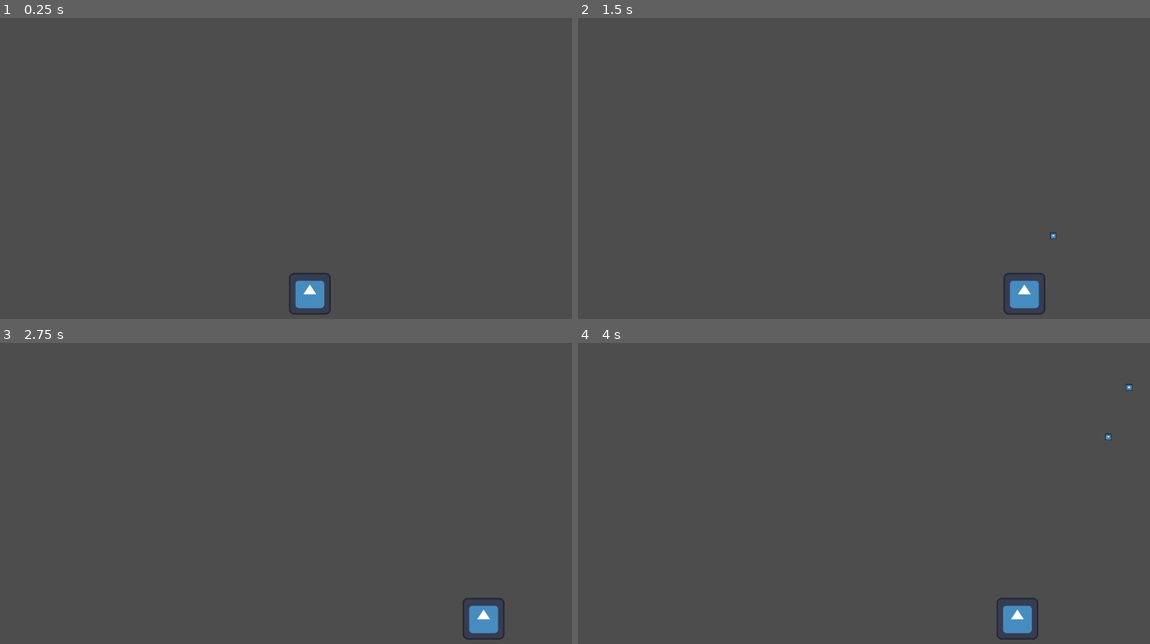
Above: before the commit, frames 1-4 (two rows, left to right).
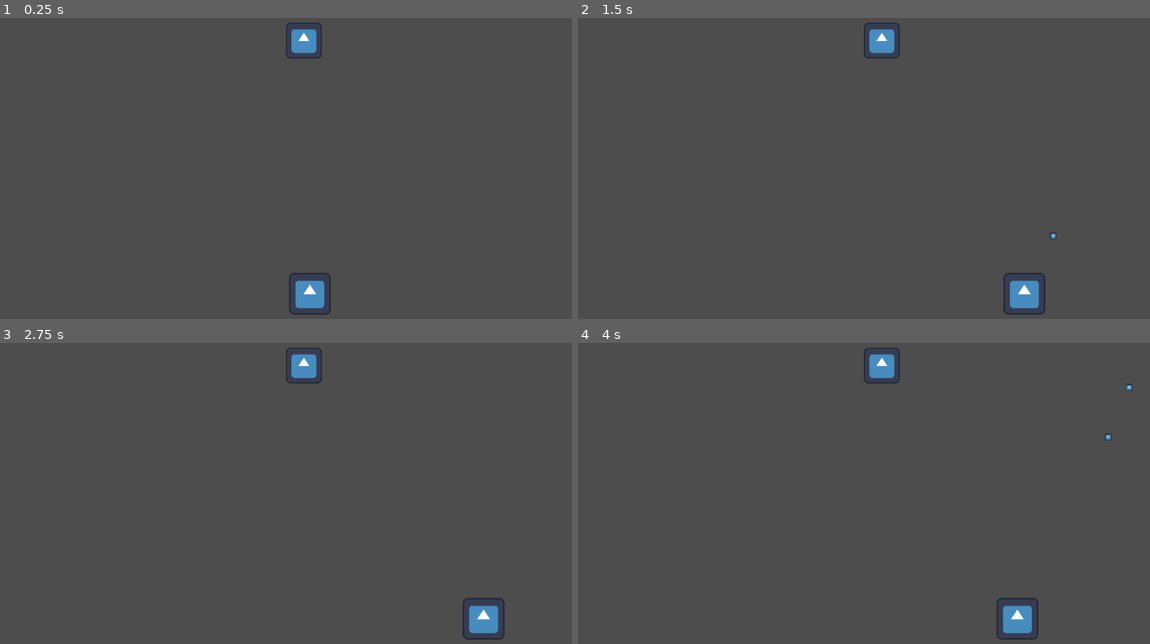
Above: after the commit, the same moments.

Repository: ArtemTopolskyi/space-invaders
Game: Godot game, scene res://scenes/level/level.tscn
Same seed, same stepped clock (60 frames per second), same inputs: the game is played once before the commit and once after it. The engine's default icon, where the game draws it, is replaced by a stand-in: a white triangle on a blue panel in a dark square.
Inputs:
- Up to frame 1 (0.25 s): no input
- Up to frame 2 (1.5 s): tap Enter at 0.5 s; hold D (right) 0.53-1.28 s; tap Space (space) at 0.6, 1.35 s; hold A (left) from 1.28 s (still down)
- Up to frame 3 (2.75 s): release A (left) at 2.03 s; hold D (right) from 2.03 s (still down); tap Space (space) at 2.1 s
- Up to frame 4 (4 s): tap Space (space) at 2.85, 3.5, 3.6 s; release D (right) at 3.53 s; hold A (left) from 3.53 s (still down)

The runs differ from the first frame. In frame 1, 0.4% of the frame differs, in the area x 50-57%, y 1-14%; in frame 2, 0.4%; in frame 3, 0.4%; in frame 4, 0.4%.

Commit message:
added hitbox/hurtbox components

Diff:
--- a/project.godot
+++ b/project.godot
@@ -35,6 +35,13 @@
 ]
 }
 
+[layer_names]
+
+2d_physics/layer_1="player_hurtbox"
+2d_physics/layer_2="enemy_hurtbox"
+2d_physics/layer_3="player_rocket"
+2d_physics/layer_4="enemy_bullet"
+
 [rendering]
 
 renderer/rendering_method="gl_compatibility"
--- /dev/null
+++ b/scenes/components/hitbox/hitbox.gd
@@ -0,0 +1,18 @@
+class_name Hitbox extends Area2D
+
+@export var team: Constants.Team;
+
+signal hit;
+
+func _ready() -> void:
+  area_entered.connect(_on_area_entered);
+
+
+func _on_area_entered(area: Area2D) -> void:
+  if area is not Hurtbox and area is not Hitbox:
+    return;
+
+  if area.team == team:
+    return;
+
+  hit.emit();
--- /dev/null
+++ b/scenes/components/hitbox/hitbox.tscn
@@ -0,0 +1,6 @@
+[gd_scene load_steps=2 format=3 uid="uid://1ax0c2yry3so"]
+
+[ext_resource type="Script" uid="uid://c6ia6mqu7naso" path="res://scenes/components/hitbox/hitbox.gd" id="1_u6fqg"]
+
+[node name="Hitbox" type="Area2D"]
+script = ExtResource("1_u6fqg")
--- /dev/null
+++ b/scenes/components/hurtbox/hurtbox.gd
@@ -0,0 +1,18 @@
+class_name Hurtbox extends Area2D
+
+@export var team: Constants.Team;
+
+signal hit;
+
+func _ready() -> void:
+  area_entered.connect(_on_area_entered);
+
+
+func _on_area_entered(area: Area2D) -> void:
+  if area is not Hitbox:
+    return;
+
+  if area.team == team:
+    return;
+
+  hit.emit();
--- /dev/null
+++ b/scenes/components/hurtbox/hurtbox.tscn
@@ -0,0 +1,6 @@
+[gd_scene load_steps=2 format=3 uid="uid://bgkeduegl2a16"]
+
+[ext_resource type="Script" uid="uid://bkcw7q238be11" path="res://scenes/components/hurtbox/hurtbox.gd" id="1_y86ri"]
+
+[node name="Hurtbox" type="Area2D"]
+script = ExtResource("1_y86ri")
--- /dev/null
+++ b/scenes/enemy/enemy.gd
@@ -0,0 +1,8 @@
+extends Area2D
+
+func _ready() -> void:
+  $Hurtbox.hit.connect(_on_hit);
+
+
+func _on_hit() -> void:
+  queue_free();
--- /dev/null
+++ b/scenes/enemy/enemy.tscn
@@ -0,0 +1,27 @@
+[gd_scene load_steps=6 format=3 uid="uid://ci0glgfkgtwed"]
+
+[ext_resource type="Texture2D" uid="uid://c7ihjgmxcuncf" path="res://icon.svg" id="1_4a83h"]
+[ext_resource type="Script" uid="uid://mnhcgmetwjay" path="res://scenes/enemy/enemy.gd" id="1_40wdo"]
+[ext_resource type="PackedScene" uid="uid://bgkeduegl2a16" path="res://scenes/components/hurtbox/hurtbox.tscn" id="2_a3pup"]
+
+[sub_resource type="RectangleShape2D" id="RectangleShape2D_a3pup"]
+size = Vector2(72, 72)
+
+[sub_resource type="RectangleShape2D" id="RectangleShape2D_40wdo"]
+size = Vector2(72, 72)
+
+[node name="Enemy" type="Area2D"]
+script = ExtResource("1_40wdo")
+
+[node name="Sprite2D" type="Sprite2D" parent="."]
+scale = Vector2(0.5625, 0.5625)
+texture = ExtResource("1_4a83h")
+
+[node name="CollisionShape2D" type="CollisionShape2D" parent="."]
+shape = SubResource("RectangleShape2D_a3pup")
+
+[node name="Hurtbox" parent="." instance=ExtResource("2_a3pup")]
+team = 1
+
+[node name="CollisionShape2D" type="CollisionShape2D" parent="Hurtbox"]
+shape = SubResource("RectangleShape2D_40wdo")
--- a/scenes/level/level.tscn
+++ b/scenes/level/level.tscn
@@ -1,6 +1,7 @@
-[gd_scene load_steps=3 format=3 uid="uid://dfbphskehgsmr"]
+[gd_scene load_steps=4 format=3 uid="uid://dfbphskehgsmr"]
 
 [ext_resource type="PackedScene" uid="uid://rx8jmw5180gv" path="res://scenes/player/player.tscn" id="1_h3e3j"]
+[ext_resource type="PackedScene" uid="uid://ci0glgfkgtwed" path="res://scenes/enemy/enemy.tscn" id="2_nbgty"]
 
 [sub_resource type="RectangleShape2D" id="RectangleShape2D_h3e3j"]
 size = Vector2(130, 651)
@@ -25,3 +26,6 @@
 
 [node name="Player" parent="." instance=ExtResource("1_h3e3j")]
 position = Vector2(624, 571)
+
+[node name="Enemy" parent="." instance=ExtResource("2_nbgty")]
+position = Vector2(612, 60)
--- a/scenes/player/player.tscn
+++ b/scenes/player/player.tscn
@@ -1,9 +1,13 @@
-[gd_scene load_steps=4 format=3 uid="uid://rx8jmw5180gv"]
+[gd_scene load_steps=6 format=3 uid="uid://rx8jmw5180gv"]
 
 [ext_resource type="Texture2D" uid="uid://c7ihjgmxcuncf" path="res://icon.svg" id="1_8afob"]
 [ext_resource type="Script" uid="uid://biu2yps6fys4b" path="res://scenes/player/player.gd" id="1_dovo2"]
+[ext_resource type="PackedScene" uid="uid://bgkeduegl2a16" path="res://scenes/components/hurtbox/hurtbox.tscn" id="3_gmlin"]
 
 [sub_resource type="RectangleShape2D" id="RectangleShape2D_dovo2"]
+size = Vector2(84, 84)
+
+[sub_resource type="RectangleShape2D" id="RectangleShape2D_lvxji"]
 size = Vector2(84, 84)
 
 [node name="Player" type="CharacterBody2D"]
@@ -15,3 +19,8 @@
 
 [node name="CollisionShape2D" type="CollisionShape2D" parent="."]
 shape = SubResource("RectangleShape2D_dovo2")
+
+[node name="Hurtbox" parent="." instance=ExtResource("3_gmlin")]
+
+[node name="CollisionShape2D" type="CollisionShape2D" parent="Hurtbox"]
+shape = SubResource("RectangleShape2D_lvxji")
--- a/scenes/player_rocket/player_rocket.gd
+++ b/scenes/player_rocket/player_rocket.gd
@@ -4,6 +4,7 @@
 
 func _ready() -> void:
   $VisibleOnScreenNotifier2D.screen_exited.connect(_on_screen_exited);
+  $Hitbox.hit.connect(_on_hit);
 
 
 func _physics_process(delta: float) -> void:
@@ -12,3 +13,7 @@
 
 func _on_screen_exited() -> void:
   queue_free();
+
+
+func _on_hit() -> void:
+  queue_free();
--- a/scenes/player_rocket/player_rocket.tscn
+++ b/scenes/player_rocket/player_rocket.tscn
@@ -1,9 +1,13 @@
-[gd_scene load_steps=4 format=3 uid="uid://d0k0ab6louewn"]
+[gd_scene load_steps=6 format=3 uid="uid://d0k0ab6louewn"]
 
 [ext_resource type="Script" uid="uid://pfvdkte132pf" path="res://scenes/player_rocket/player_rocket.gd" id="1_eawh7"]
 [ext_resource type="Texture2D" uid="uid://c7ihjgmxcuncf" path="res://icon.svg" id="1_h8qfd"]
+[ext_resource type="PackedScene" uid="uid://1ax0c2yry3so" path="res://scenes/components/hitbox/hitbox.tscn" id="3_506nc"]
 
 [sub_resource type="RectangleShape2D" id="RectangleShape2D_eawh7"]
+size = Vector2(14, 14)
+
+[sub_resource type="RectangleShape2D" id="RectangleShape2D_ms628"]
 size = Vector2(14, 14)
 
 [node name="PlayerRocket" type="Area2D"]
@@ -18,3 +22,8 @@
 
 [node name="VisibleOnScreenNotifier2D" type="VisibleOnScreenNotifier2D" parent="."]
 rect = Rect2(-7, -7, 14, 14)
+
+[node name="Hitbox" parent="." instance=ExtResource("3_506nc")]
+
+[node name="CollisionShape2D" type="CollisionShape2D" parent="Hitbox"]
+shape = SubResource("RectangleShape2D_ms628")
--- /dev/null
+++ b/scripts/constants.gd
@@ -0,0 +1,6 @@
+class_name Constants extends Node
+
+enum Team {
+  PLAYER,
+  ENEMY,
+}
Not shown, added: scenes/components/hitbox/hitbox.gd.uid
Not shown, added: scenes/components/hurtbox/hurtbox.gd.uid
Not shown, added: scenes/enemy/enemy.gd.uid
Not shown, added: scripts/constants.gd.uid
